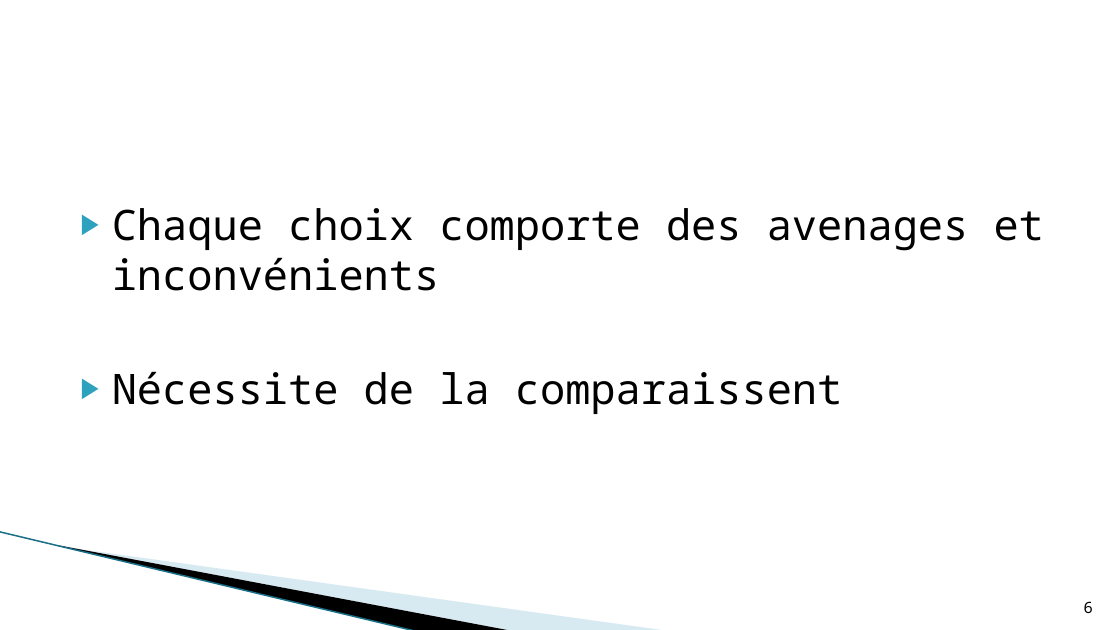
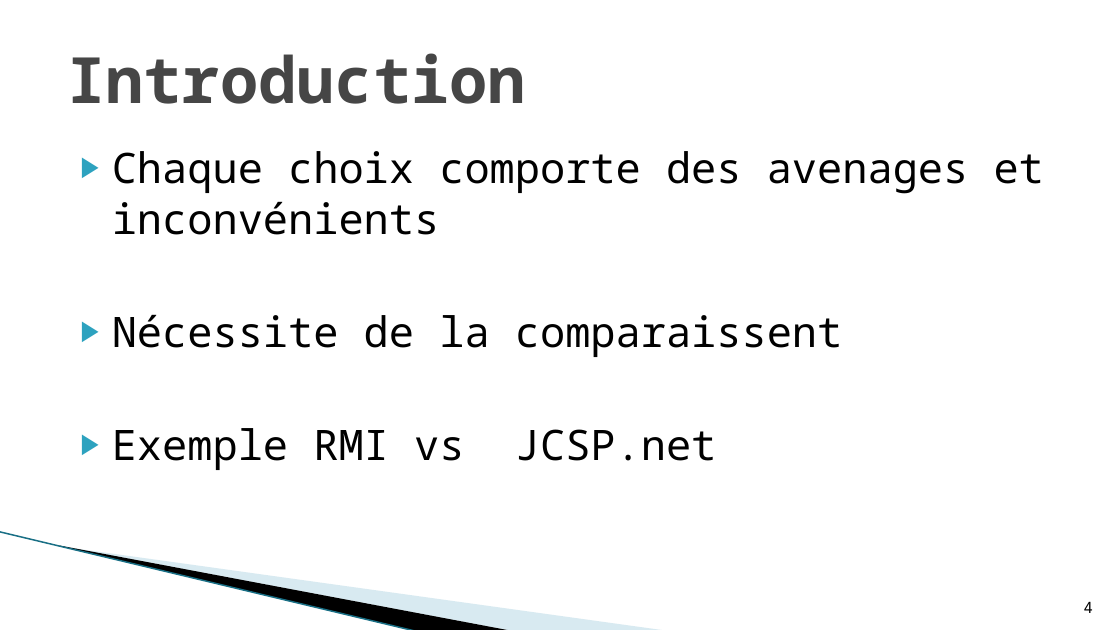
Before and after one commit to soufianeBenRahim/memoire-master, a slide deck: slide 4 of presentation-final.pptx (slide 6 before the commit). Drawn at 1120x630 pixels with LibreOffice and Linux fonts; fonts in the diff are those of the drawing; background and template pictures are left out. Boxes give left, top, right and bottom in pixels: in the first picture for what was removed or moved away, otherwise in the second. Text is boxed around its words. In the diff, an @@ line names an element or a change of style, - is before the commit and + after.

```diff
--- a/presentation-final.pptx
+++ b/presentation-final.pptx
@@ title added at <box>67,53,526,104</box>, 41 pt, text #464646, bold @@
+Introduction
@@ text at <box>313,429,717,461</box>: paragraph added @@
+▶ Exemple RMI vs JCSP.net
@@ page number at <box>1084,601,1093,613</box>: text changed @@
-6
+4
```
Also in this commit, not shown: 7 other slides changed, 20 slides added, 9 slides removed, 1 other file.
